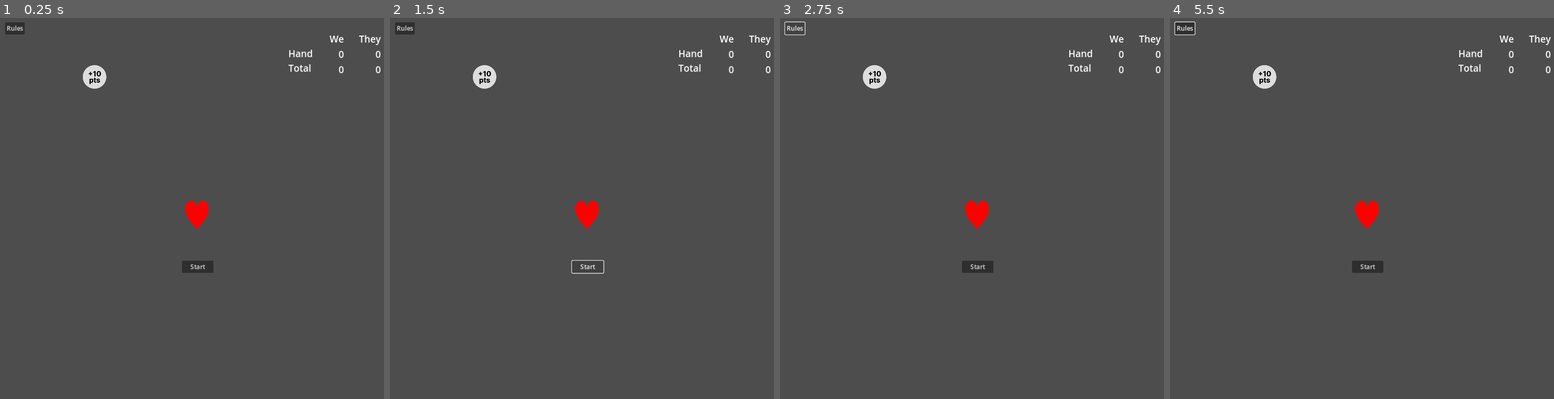
Above: before the commit, frames 1-4 (left to right).
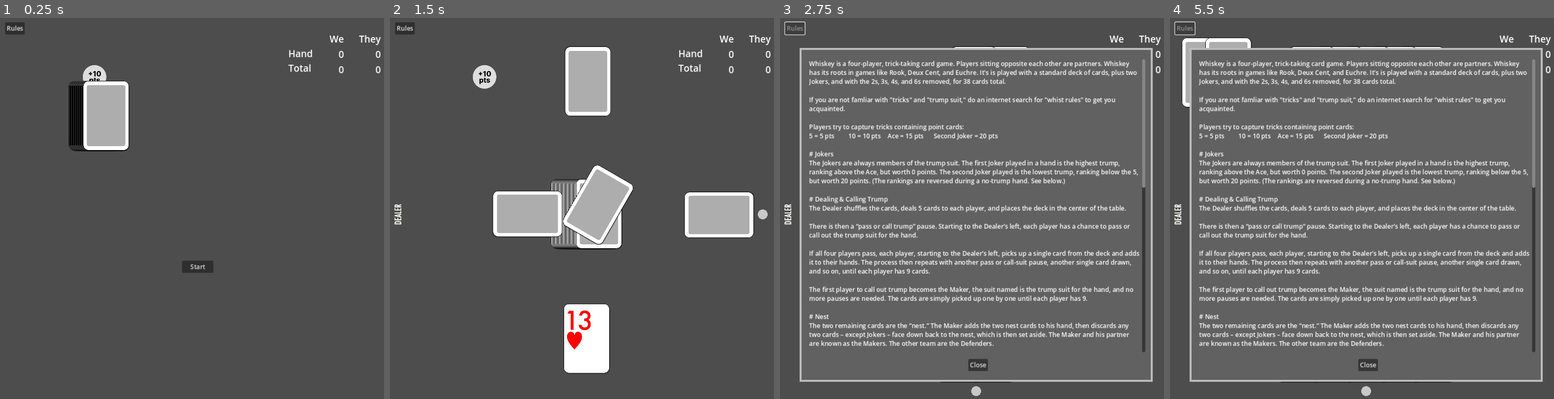
Above: after the commit, the same moments.

Repository: getzen/Whiskey
Game: Godot game, scene res://main.tscn
The game is run twice, just before and just after one commit, with the same random seed, the same clock (stepped at 60 frames per second) and the same inputs.
Inputs (mouse positions are in pixels of both pictures, inside the frame that each line leads up to):
- Up to frame 1 (0.25 s): no input
- Up to frame 2 (1.5 s): click "Start" at 0.5 s; click (585, 265) at 1.25 s, where only the run before the commit has a clickable "Start"
- Up to frame 3 (2.75 s): click "Rules" at 2 s
- Up to frame 4 (5.5 s): click (1185, 29) at 2.75 s, where only the run before the commit has a clickable "Rules"; click (1365, 265) at 3.5 s, where only the run before the commit has a clickable "Start"; click (1185, 29) at 4.25 s, where only the run before the commit has a clickable "Rules"; move the mouse to (1454, 193) at 5.02 s; click (1454, 193) at 5.17 s

The runs differ from the first frame. In frame 1, 3.0% of the frame differs, in the area x 17-55%, y 16-56%; in frame 2, 12%; in frame 3, 16%; in frame 4, 17%, in the area x 1-98%, y 1-100%.
Error before the commit: Parse Error: Expected indented block after match pattern block. (res://Game.gd:203)

Commit message:
Progress commit

Diff:
--- a/Game.gd
+++ b/Game.gd
@@ -8,13 +8,14 @@
 	INIT,
 	STARTING,
 	PREPARING_FOR_NEW_HAND,
+	DEALING, # Delete this
 	DEALING_INITIAL,
 	DEALING_TO_NEST,
 	DEALING_ONE_CARD_EACH,
 	DEALING_OUT,
-	BIDDING,
-	WAITING_FOR_BID,
-	HANDLING_BID,
+	STARTING_BID_ROUND,
+	GETTING_BID,
+	PLACING_BID,
 	MOVING_NEST_TO_HAND,
 	DISCARDING,
 	WAITING_FOR_DISCARDS,
@@ -176,8 +177,10 @@
 			return card
 	return null
 
-func on_state_entered(state: State) -> void:
-	match self.state:
+func on_state_entered(_state: State) -> void:
+	match _state:
+		State.PREPARING_FOR_NEW_HAND:
+			self.prepare_for_new_hand()
 		State.DEALING_INITIAL:
 			self.cards_to_deal = self.player_count * 5
 		State.DEALING_TO_NEST:
@@ -186,9 +189,14 @@
 			self.cards_to_deal = self.player_count
 		State.DEALING_OUT:
 			self.cards_to_deal = self.cards_to_deal_total - self.cards_dealt
-		State.BIDDING:
+		State.STARTING_BID_ROUND:
 			self.pass_count = 0
+			self.active_player = self.dealer
+			self.advance_player()
+		State.GETTING_BID:
+			emit_signal("get_bid", self.active_player, self.player_is_bot())
 		State.MOVING_NEST_TO_HAND:
+			emit_signal("hide_bids")
 			self.move_nest_to_hand()
 		State.DISCARDING:
 			if self.player_is_bot():
@@ -196,12 +204,8 @@
 		_:
 			pass
 
-func on_state_exited(state: State) -> void:
-	match self.state:
-		State.BIDDING:
-			emit_signal("hide_bids")
-		State.MOVING_NEST_TO_HAND:
-
+func on_state_exited(_state: State) -> void:
+	match _state:
 		_:
 			pass
 
@@ -227,31 +231,37 @@
 				self.change_state(State.DEALING_TO_NEST)
 			else:
 				self.deal_card(self.active_player)
-				if self.view:
-					self.pause_time = 0.5
+				self.advance_player()
+				if self.view_exists:
+					self.pause_time = 0.2
 		State.DEALING_TO_NEST:
-			self.change_state(State.BIDDING)
+			self.change_state(State.STARTING_BID_ROUND)
 		State.DEALING_ONE_CARD_EACH:
 			if self.cards_to_deal == 0:
-				self.change_state(State.BIDDING)
+				self.change_state(State.STARTING_BID_ROUND)
 			else:
 				self.deal_card(self.active_player)
-				if self.view:
-					self.pause_time = 0.5
-
-		State.BIDDING:
-			pass
+				self.advance_player()
+				if self.view_exists:
+					self.pause_time = 0.2
+
+		State.STARTING_BID_ROUND:
+			self.change_state(State.GETTING_BID)
+
+		State.GETTING_BID:
+			pass # waiting for bot or player
+
+		State.PLACING_BID:
+			self.advance_player()
 			if self.maker == -1:
 				if self.pass_count == self.player_count:
 					if self.cards_dealt < self.cards_to_deal_total:
-						#self.active_player = self.dealer
-						#self.advance_player()
+
 						self.change_state(State.DEALING_ONE_CARD_EACH)
 					else:
 						self.change_state(State.STARTING_NO_TRUMP)
 				else: # Continue bidding
-					self.advance_player()
-					emit_signal("get_bid", self.active_player, self.player_is_bot())
+					self.change_state(State.GETTING_BID)
 			else: # We have a maker.
 				if self.cards_dealt < self.cards_to_deal_total:
 					# Finish dealing the rest of the cards.
@@ -289,197 +299,200 @@
 			pass
 
 
-func check_state():
-	var current_state = self.state
-	match self.state:
-		State.INIT:
-			pass # next state set by start()
-		State.STARTING:
-			self.state = State.PREPARING_FOR_NEW_HAND
-		State.PREPARING_FOR_NEW_HAND:
-			self.state = State.DEALING
-		State.DEALING:
-			if self.cards_dealt == 20:
-				self.state = State.DEALING_TO_NEST
-			elif self.cards_to_deal == 0:
-				if self.maker == -1:
-					self.state = State.BIDDING
-				else:
-					# We just finished dealing out the rest of the cards after a bid.
-					self.state = State.MOVING_NEST_TO_HAND
-		State.DEALING_TO_NEST:
-			self.state = State.BIDDING
-		State.BIDDING:
-			self.state = State.WAITING_FOR_BID
-		State.WAITING_FOR_BID:
-			if self.maker == -1:
-				if self.pass_count == self.player_count:
-					self.pass_count = 0
-					if self.cards_dealt < self.cards_to_deal_total:
-						self.state = State.DEALING
-						self.cards_to_deal = 4
-						self.active_player = self.dealer
-						self.advance_player()
-					else:
-						self.state = State.STARTING_NO_TRUMP
-				else:
-					self.advance_player()
-					self.state = State.BIDDING
-			else: # We have a maker.
-				if self.cards_dealt < self.cards_to_deal_total:
-					# Finish dealing the rest of the cards.
-					self.state = State.DEALING
-					self.cards_to_deal = self.cards_to_deal_total - self.cards_dealt
-				else:
-					self.state = State.MOVING_NEST_TO_HAND
-		State.MOVING_NEST_TO_HAND:
-			self.state = State.DISCARDING
-		State.DISCARDING:
-			self.state = State.WAITING_FOR_DISCARDS
-		State.WAITING_FOR_DISCARDS:
-			pass # next state set by discards_done()
-		State.STARTING_HAND:
-			self.state = State.PREPARING_FOR_NEW_TRICK
-		State.STARTING_NO_TRUMP:
-			self.state = State.PREPARING_FOR_NEW_TRICK
-		State.PREPARING_FOR_NEW_TRICK:
-			self.state = State.PLAYING
-		State.PLAYING:
-			self.state = State.WAITING_FOR_PLAY
-		State.WAITING_FOR_PLAY:
-			if self.trick_completed():
-				self.state = State.AWARDING_TRICK
-			else:
-				self.state = State.PLAYING
-		State.AWARDING_TRICK:
-			if self.hand_completed():
-				self.state = State.HAND_OVER
-			else:
-				self.state = State.PREPARING_FOR_NEW_TRICK
-		State.HAND_OVER:
-			print("hand over")
-		State.GAME_OVER:
-			pass
-
-	if current_state != self.state:
-		print("New state: %s" % [State.keys()[self.state]])
-		self.add_actions()
-
-func add_actions():
-	var new_actions = []
-	match self.state:
-		State.INIT:
-			pass
-		State.STARTING:
-			pass
-		State.PREPARING_FOR_NEW_HAND:
-			new_actions = [Action.PREPARE_FOR_NEW_HAND, Action.PAUSE]
-		State.DEALING:
-			new_actions = [Action.HIDE_BIDS]
-			for i in range(self.cards_to_deal):
-				new_actions.push_back(Action.DEAL_CARD)
-				new_actions.push_back(Action.PAUSE_TINY)
-		State.DEALING_TO_NEST:
-			new_actions = [Action.PAUSE, Action.DEAL_TO_NEST]
-		State.BIDDING:
-			new_actions = [Action.GET_BID]
-		State.WAITING_FOR_BID:
-			pass
-		State.MOVING_NEST_TO_HAND:
-			new_actions = [Action.HIDE_BIDS, Action.MOVE_NEST_TO_HAND]
-			if self.player_is_bot():
-				new_actions.push_back(Action.PAUSE)
-		State.DISCARDING:
-			new_actions = [Action.GET_DISCARDS]
-		State.WAITING_FOR_DISCARDS:
-			pass
-		State.STARTING_HAND:
-			new_actions = [Action.START_HAND]
-		State.STARTING_NO_TRUMP:
-			new_actions = [Action.HIDE_BIDS, Action.START_NO_TRUMP]
-		State.PREPARING_FOR_NEW_TRICK:
-			new_actions = [Action.PREPARE_FOR_NEW_TRICK]
-		State.PLAYING:
-			new_actions = [Action.GET_PLAY]
-		State.WAITING_FOR_PLAY:
-			pass
-		State.AWARDING_TRICK:
-			new_actions = [Action.PAUSE, Action.AWARD_TRICK]
-		State.HAND_OVER:
-			new_actions = [Action.AWARD_NEST, Action.AWARD_LAST_TRICK_BONUS, Action.TALLY_HAND_SCORE]
-		State.GAME_OVER:
-			pass
-
-	if !new_actions.is_empty():
-		for a in new_actions:
-			self.actions.push_back(a)
-		self.actions.push_back(Action.CHECK_STATE)
+#func check_state():
+	#var current_state = self.state
+	#match self.state:
+		#State.INIT:
+			#pass # next state set by start()
+		#State.STARTING:
+			#self.state = State.PREPARING_FOR_NEW_HAND
+		#State.PREPARING_FOR_NEW_HAND:
+			#self.state = State.DEALING
+		#State.DEALING:
+			#if self.cards_dealt == 20:
+				#self.state = State.DEALING_TO_NEST
+			#elif self.cards_to_deal == 0:
+				#if self.maker == -1:
+					#self.state = State.BIDDING
+				#else:
+					## We just finished dealing out the rest of the cards after a bid.
+					#self.state = State.MOVING_NEST_TO_HAND
+		#State.DEALING_TO_NEST:
+			#self.state = State.BIDDING
+		#State.BIDDING:
+			#self.state = State.WAITING_FOR_BID
+		#State.WAITING_FOR_BID:
+			#if self.maker == -1:
+				#if self.pass_count == self.player_count:
+					#self.pass_count = 0
+					#if self.cards_dealt < self.cards_to_deal_total:
+						#self.state = State.DEALING
+						#self.cards_to_deal = 4
+						#self.active_player = self.dealer
+						#self.advance_player()
+					#else:
+						#self.state = State.STARTING_NO_TRUMP
+				#else:
+					#self.advance_player()
+					#self.state = State.BIDDING
+			#else: # We have a maker.
+				#if self.cards_dealt < self.cards_to_deal_total:
+					## Finish dealing the rest of the cards.
+					#self.state = State.DEALING
+					#self.cards_to_deal = self.cards_to_deal_total - self.cards_dealt
+				#else:
+					#self.state = State.MOVING_NEST_TO_HAND
+		#State.MOVING_NEST_TO_HAND:
+			#self.state = State.DISCARDING
+		#State.DISCARDING:
+			#self.state = State.WAITING_FOR_DISCARDS
+		#State.WAITING_FOR_DISCARDS:
+			#pass # next state set by discards_done()
+		#State.STARTING_HAND:
+			#self.state = State.PREPARING_FOR_NEW_TRICK
+		#State.STARTING_NO_TRUMP:
+			#self.state = State.PREPARING_FOR_NEW_TRICK
+		#State.PREPARING_FOR_NEW_TRICK:
+			#self.state = State.PLAYING
+		#State.PLAYING:
+			#self.state = State.WAITING_FOR_PLAY
+		#State.WAITING_FOR_PLAY:
+			#if self.trick_completed():
+				#self.state = State.AWARDING_TRICK
+			#else:
+				#self.state = State.PLAYING
+		#State.AWARDING_TRICK:
+			#if self.hand_completed():
+				#self.state = State.HAND_OVER
+			#else:
+				#self.state = State.PREPARING_FOR_NEW_TRICK
+		#State.HAND_OVER:
+			#print("hand over")
+		#State.GAME_OVER:
+			#pass
+			#
+	#if current_state != self.state:
+		#print("New state: %s" % [State.keys()[self.state]])
+		#self.add_actions()
+
+#func add_actions():
+	#var new_actions = []
+	#match self.state:
+		#State.INIT:
+			#pass
+		#State.STARTING:
+			#pass
+		#State.PREPARING_FOR_NEW_HAND:
+			#new_actions = [Action.PREPARE_FOR_NEW_HAND, Action.PAUSE]
+		#State.DEALING:
+			#new_actions = [Action.HIDE_BIDS]
+			#for i in range(self.cards_to_deal):
+				#new_actions.push_back(Action.DEAL_CARD)
+				#new_actions.push_back(Action.PAUSE_TINY)
+		#State.DEALING_TO_NEST:
+			#new_actions = [Action.PAUSE, Action.DEAL_TO_NEST]
+		#State.BIDDING:
+			#new_actions = [Action.GET_BID]
+		#State.WAITING_FOR_BID:
+			#pass
+		#State.MOVING_NEST_TO_HAND:
+			#new_actions = [Action.HIDE_BIDS, Action.MOVE_NEST_TO_HAND]
+			#if self.player_is_bot():
+				#new_actions.push_back(Action.PAUSE)
+		#State.DISCARDING:
+			#new_actions = [Action.GET_DISCARDS]
+		#State.WAITING_FOR_DISCARDS:
+			#pass
+		#State.STARTING_HAND:
+			#new_actions = [Action.START_HAND]
+		#State.STARTING_NO_TRUMP:
+			#new_actions = [Action.HIDE_BIDS, Action.START_NO_TRUMP]
+		#State.PREPARING_FOR_NEW_TRICK:
+			#new_actions = [Action.PREPARE_FOR_NEW_TRICK]
+		#State.PLAYING:
+			#new_actions = [Action.GET_PLAY]
+		#State.WAITING_FOR_PLAY:
+			#pass
+		#State.AWARDING_TRICK:
+			#new_actions = [Action.PAUSE, Action.AWARD_TRICK]
+		#State.HAND_OVER:
+			#new_actions = [Action.AWARD_NEST, Action.AWARD_LAST_TRICK_BONUS, Action.TALLY_HAND_SCORE]
+		#State.GAME_OVER:
+			#pass
+			#
+	#if !new_actions.is_empty():
+		#for a in new_actions:
+			#self.actions.push_back(a)
+		#self.actions.push_back(Action.CHECK_STATE)
 
 
 func process_actions(time_delta: float):
 	self.think_time += time_delta
-
-	if self.actions.is_empty():
-		return
-
-	if self.pause_time > 0.0:
-		self.pause_time -= time_delta
-		if self.pause_time <= 0.0:
-			self.pause_time = 0.0
-		return
-
-	var action = self.actions.pop_front()
-	match action:
-		Action.CHECK_STATE:
-			self.check_state()
-		Action.PREPARE_FOR_NEW_HAND:
-			self.prepare_for_new_hand()
-		Action.DEAL_CARD:
-			self.deal_card(self.active_player)
-			self.advance_player()
-		Action.DEAL_TO_NEST:
-			self.deal_to_nest(2)
-		Action.GET_BID:
-			emit_signal("get_bid", self.active_player, self.player_is_bot())
-		Action.HIDE_BIDS:
-			emit_signal("hide_bids")
-		Action.START_HAND:
-			self.start_hand()
-		Action.START_NO_TRUMP:
-			self.start_no_trump_hand()
-		Action.MOVE_NEST_TO_HAND:
-			self.move_nest_to_hand()
-		Action.GET_DISCARDS:
-			var is_bot = self.players[self.maker].is_bot
-			var hand = self.players[self.maker].hand
-			var id_dict = self.get_eligible_discards()
-			if self.view_exists:
-				emit_signal("card_eligibility_updated", id_dict, is_bot)
-			self.think_time = 0.0
-			emit_signal("get_discards", self.maker, is_bot, hand, id_dict)
-		Action.PREPARE_FOR_NEW_TRICK:
-			self.prepare_for_new_trick()
-		Action.GET_PLAY:
-			var is_bot = self.players[self.active_player].is_bot
-			var id_dict = self.get_eligible_play_cards()
-			if self.view_exists:
-				emit_signal("card_eligibility_updated", id_dict, is_bot)
-			self.think_time = 0.0
-			emit_signal("get_play", self.active_player, is_bot, id_dict)
-		Action.AWARD_NEST:
-			self.award_nest()
-		Action.AWARD_TRICK:
-			self.award_trick()
-		Action.AWARD_LAST_TRICK_BONUS:
-			self.award_last_trick_bonus()
-		Action.TALLY_HAND_SCORE:
-			self.tally_hand_score()
-		Action.PAUSE_TINY:
-			if self.view_exists:
-				self.pause_time = 0.1
-		Action.PAUSE:
-			if self.view_exists:
-				self.pause_time = 1.0
+	self.process_state(time_delta)
+
+	return ####################################
+
+	#if self.actions.is_empty():
+		#return
+		#
+	#if self.pause_time > 0.0:
+		#self.pause_time -= time_delta
+		#if self.pause_time <= 0.0:
+			#self.pause_time = 0.0
+		#return
+		#
+	#var action = self.actions.pop_front()
+	#match action:
+		#Action.CHECK_STATE:
+			#self.check_state()
+		#Action.PREPARE_FOR_NEW_HAND:
+			#self.prepare_for_new_hand()
+		#Action.DEAL_CARD:
+			#self.deal_card(self.active_player)
+			#self.advance_player()
+		#Action.DEAL_TO_NEST:
+			#self.deal_to_nest(2)
+		#Action.GET_BID:
+			#emit_signal("get_bid", self.active_player, self.player_is_bot())
+		#Action.HIDE_BIDS:
+			#emit_signal("hide_bids")
+		#Action.START_HAND:
+			#self.start_hand()
+		#Action.START_NO_TRUMP:
+			#self.start_no_trump_hand()
+		#Action.MOVE_NEST_TO_HAND:
+			#self.move_nest_to_hand()
+		#Action.GET_DISCARDS:
+			#var is_bot = self.players[self.maker].is_bot
+			#var hand = self.players[self.maker].hand
+			#var id_dict = self.get_eligible_discards()
+			#if self.view_exists:
+				#emit_signal("card_eligibility_updated", id_dict, is_bot)
+			#self.think_time = 0.0
+			#emit_signal("get_discards", self.maker, is_bot, hand, id_dict)
+		#Action.PREPARE_FOR_NEW_TRICK:
+			#self.prepare_for_new_trick()
+		#Action.GET_PLAY:
+			#var is_bot = self.players[self.active_player].is_bot
+			#var id_dict = self.get_eligible_play_cards()
+			#if self.view_exists:
+				#emit_signal("card_eligibility_updated", id_dict, is_bot)
+			#self.think_time = 0.0
+			#emit_signal("get_play", self.active_player, is_bot, id_dict)
+		#Action.AWARD_NEST:
+			#self.award_nest()
+		#Action.AWARD_TRICK:
+			#self.award_trick()
+		#Action.AWARD_LAST_TRICK_BONUS:
+			#self.award_last_trick_bonus()
+		#Action.TALLY_HAND_SCORE:
+			#self.tally_hand_score()
+		#Action.PAUSE_TINY:
+			#if self.view_exists:
+				#self.pause_time = 0.1
+		#Action.PAUSE:
+			#if self.view_exists:
+				#self.pause_time = 1.0
 
 
 func create_cards():
@@ -526,8 +539,7 @@
 		emit_signal("dealer_updated", self.dealer)
 
 func start():
-	self.state = State.STARTING
-	self.check_state()
+	self.change_state(State.STARTING)
 
 func prepare_for_new_hand() -> void:
 	# **** Gather cards to deck first, then...
@@ -599,9 +611,10 @@
 
 	if self.view_exists:
 		emit_signal("display_bid", self.active_player, bid)
+
+	self.change_state(State.PLACING_BID)
 		#if self.player_is_bot():
-		self.actions.push_back(Action.PAUSE)
-	self.check_state()
+		#self.actions.push_back(Action.PAUSE)
 
 func start_hand(): # not a no-trump hand
 	print("Starting hand.")
@@ -717,7 +730,7 @@
 			var hand_card = self.find_card_in_hand(id, self.active_player)
 			if hand_card != null:
 				self.play_card(id)
-				self.check_state()
+				#self.check_state()
 
 		_:
 			print("no dice")
@@ -758,9 +771,7 @@
 	for i in range(self.nest.size()):
 		var card = self.nest[i]
 		card.face_up = false
-
-	self.state = State.STARTING_HAND
-	self.add_actions()
+	self.change_state(State.STARTING_HAND)
 
 func prepare_for_new_trick() -> void:
 	self.lead_card = null
